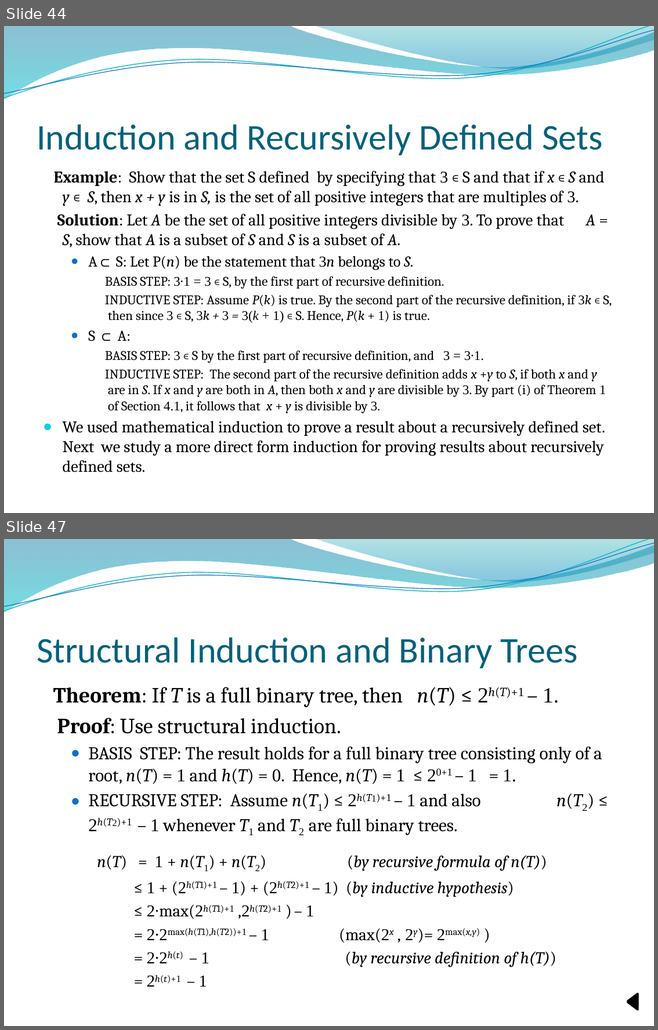
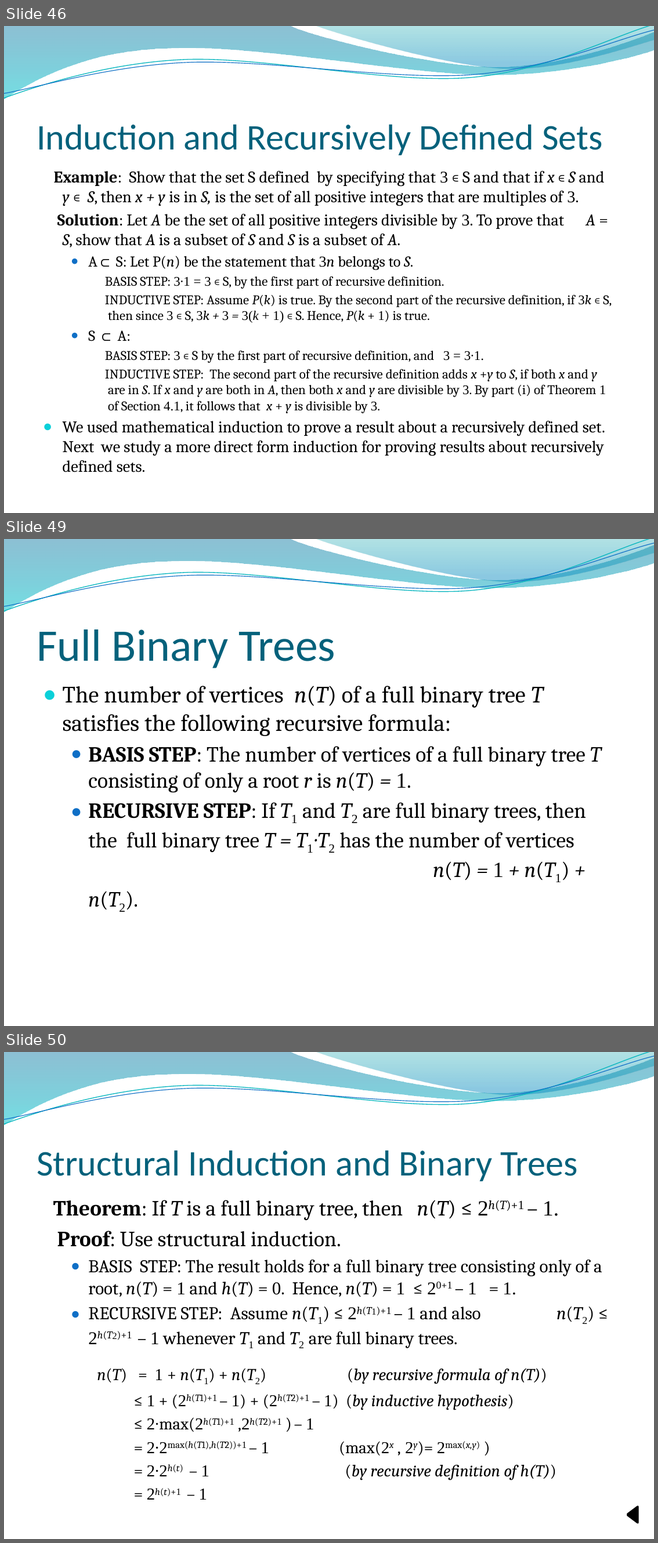
Before and after one commit to lin-chen-GA/lin-chen-GA.github.io, a slide deck: cs2620/slides/cs2620_notes5.pptx. Shown one above the other, each under a label of ours: slides 44 and 47 before the commit, slides 46, 49 and 50 after it; the slides between them are not shown. The pictures are 658x1030 and 658x1543 pixels, drawn with LibreOffice and Linux fonts; fonts in the diff are those of the drawing; background and template pictures are left out. Boxes give left, top, right and bottom in pixels: in the first picture for what was removed or moved away, otherwise in the second. Text is boxed around its words. In the diff, an @@ line names an element or a change of style, - is before the commit and + after.

```diff
--- a/cs2620/slides/cs2620_notes5.pptx
+++ b/cs2620/slides/cs2620_notes5.pptx
@@ slide 49 added at (4, 539, 654, 1026), background picture (left out); not listed: 4 template elements that a slide beside it also shows @@
@@ title added at (36, 629, 335, 668), 50 pt, text #04617B @@
+Full Binary Trees
@@ text added at (63, 686, 601, 910), 24 pt, text #000000 @@
+● The number of vertices n(T) of a full binary tree T satisfies the following recursive formula:
+  ● BASIS STEP: The number of vertices of a full binary tree T consisting of only a root r is n(T) = 1.
+  ● RECURSIVE STEP: If T1 and T2 are full binary trees, then the full binary tree T = T1∙T2 has the number of vertices n(T) = 1 + n(T1) + n(T2).
@@ what was slide 44 is now slide 46 @@
@@ what was slide 47 is now slide 50 @@
```
Also in this commit, not shown: 8 slides changed, 2 other slides added, 5 other files.
